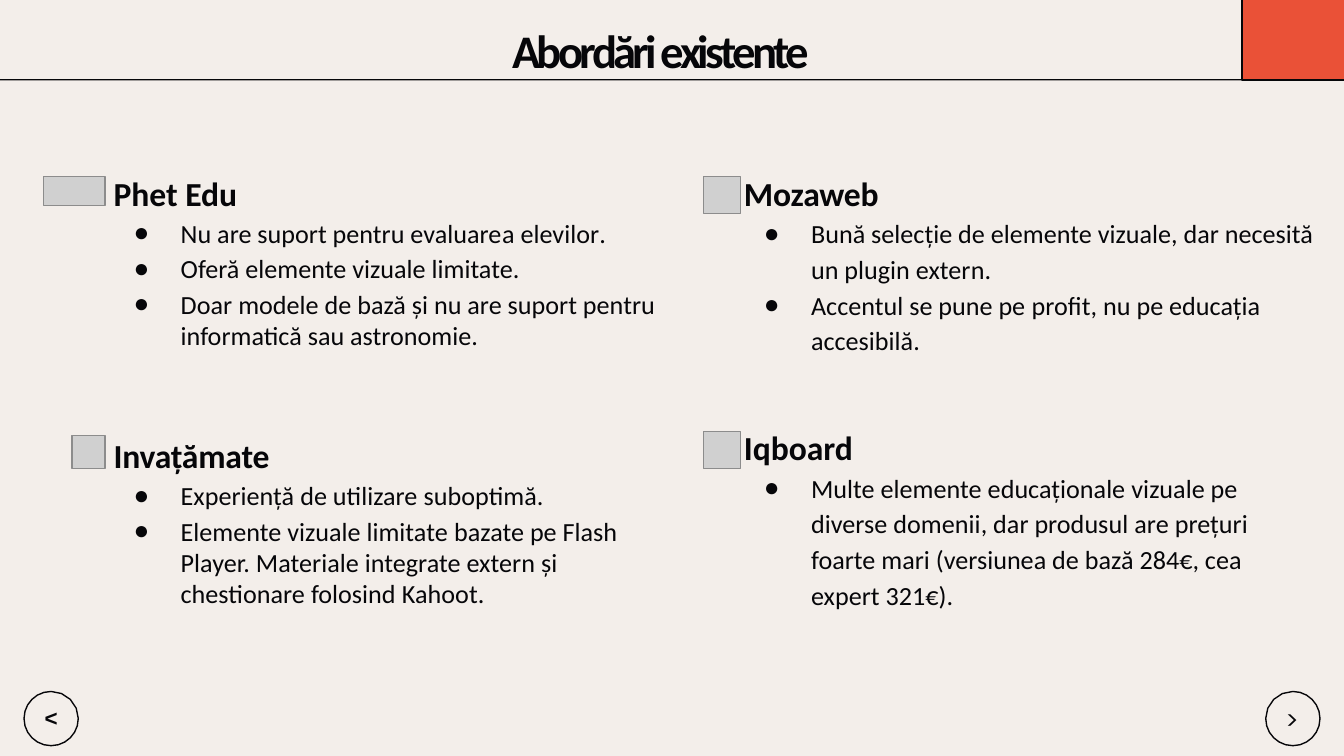
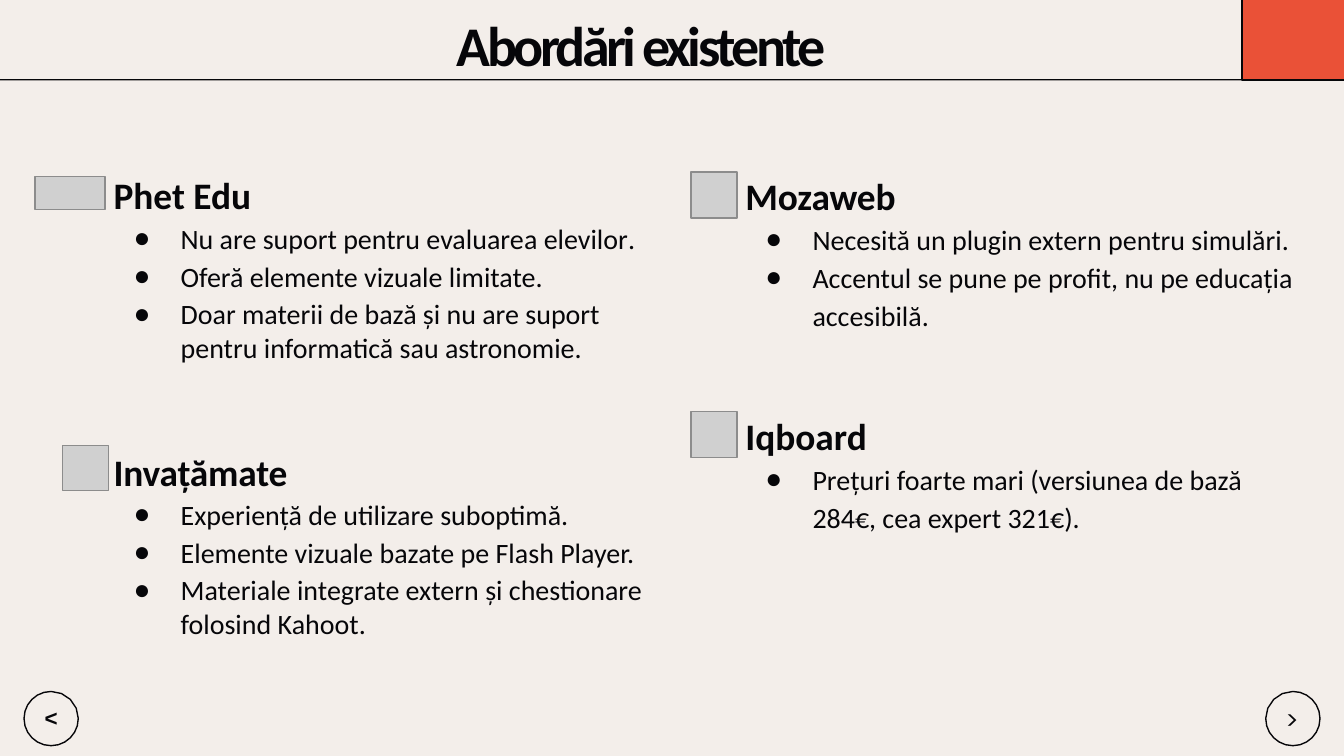
Before and after one commit to Dragomir1401/VisioScience-3D, a slide deck: slide 3 of Roadmap/scss/Prezentare_Final_Dragomir_Andrei.pptx. Drawn at 1344x756 pixels with LibreOffice and Linux fonts; fonts in the diff are those of the drawing; grey boxes stand for pictures. Boxes give left, top, right and bottom in pixels: in the first picture for what was removed or moved away, otherwise in the second. Text is boxed around its words. In the diff, an @@ line names an element or a change of style, - is before the commit and + after.

```diff
--- a/Roadmap/scss/Prezentare_Final_Dragomir_Andrei.pptx
+++ b/Roadmap/scss/Prezentare_Final_Dragomir_Andrei.pptx
@@ title "Abordări existente": place and size @@
-title "Abordări existente" at [512,35,809,80]
+title "Abordări existente" at [457,26,825,67]
@@ title "Abordări existente" at [457,26,825,67]: size 25 to 30 pt @@
@@ picture: place and size @@
-picture at [43,176,105,206]
+picture at [35,176,105,210]
@@ picture: place and size @@
-picture at [703,176,741,214]
+picture at [691,172,737,218]
@@ text at [114,182,635,530]: size 18 to 20 pt in "Phet Edu", "Invațămate"; size 14 to 15 pt in "Nu are suport pentru evaluarea elevilor.", "Oferă elemente vizuale limitate.", "Experiență de utilizare suboptimă." @@
@@ text at [745,183,1292,456]: size 18 to 20 pt in "Mozaweb", "Iqboard"; size 14 to 15 pt in "Accentul se pune pe profit, nu pe ..." @@
@@ text at [813,230,1288,255]: text changed; size 14 to 15 pt @@
-● Bună selecție de elemente vizuale, dar necesită un plugin extern.
+● Necesită un plugin extern pentru simulări.
@@ text at [181,304,599,363]: text changed; size 14 to 15 pt @@
-● Doar modele de bază și nu are suport pentru informatică sau astronomie.
+● Doar materii de bază și nu are suport pentru informatică sau astronomie.
@@ picture: place and size @@
-picture at [703,431,741,469]
+picture at [691,411,737,457]
@@ picture: place and size @@
-picture at [73,435,106,469]
+picture at [63,445,109,491]
@@ text at [813,470,1242,533]: text changed; size 14 to 15 pt @@
-  ● Multe elemente educaționale vizuale pe diverse domenii, dar produsul are prețuri foarte mari (versiunea de bază 284€, cea expert 321€).
+  ● Prețuri foarte mari (versiunea de bază 284€, cea expert 321€).
@@ text at [181,543,642,635]: text changed; size 14 to 15 pt @@
-● Elemente vizuale limitate bazate pe Flash Player. Materiale integrate extern și chestionare folosind Kahoot.
+● Elemente vizuale bazate pe Flash Player.
+● Materiale integrate extern și chestionare folosind Kahoot.
```
Also in this commit, not shown: 15 other slides changed.
